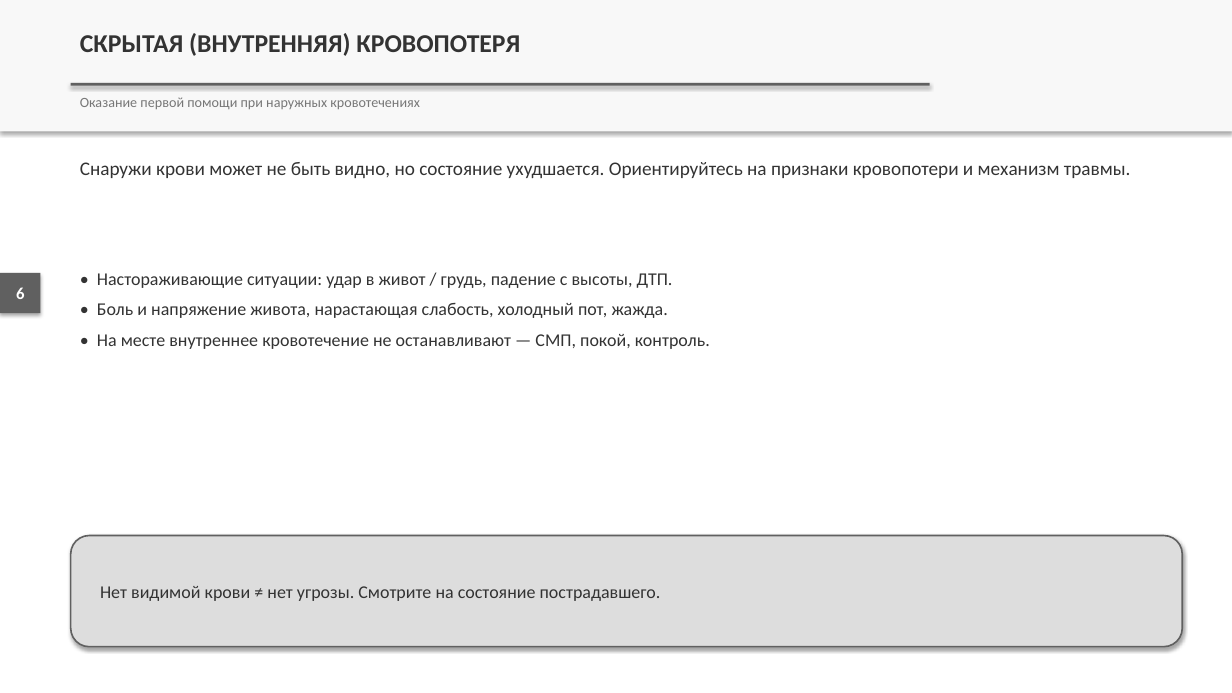
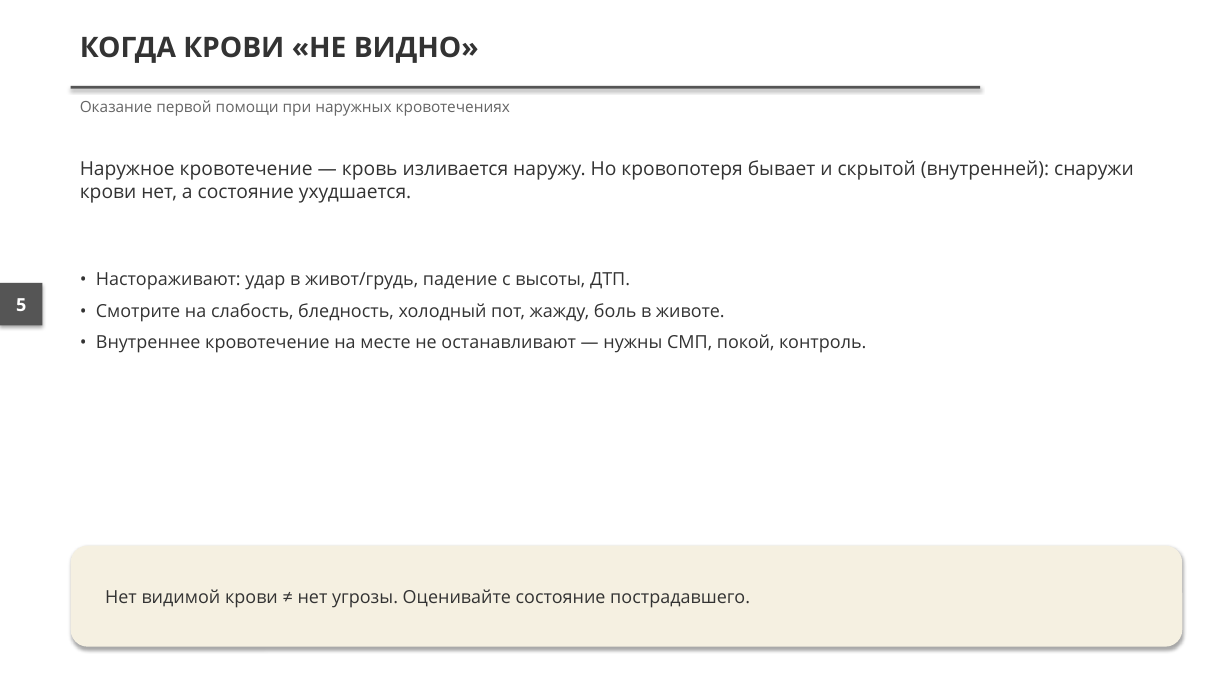
Before and after one commit to lysakalenushka-hash/-, a slide deck: slide 5 of presentations/out/Признаки_наружного_кровотечения_и_кровопотери.pptx (slide 6 before the commit). Drawn at 1232x693 pixels with LibreOffice and Linux fonts; fonts in the diff are those of the drawing. Boxes give left, top, right and bottom in pixels: in the first picture for what was removed or moved away, otherwise in the second. Text is boxed around its words. In the diff, an @@ line names an element or a change of style, - is before the commit and + after.

```diff
--- a/presentations/out/Признаки_наружного_кровотечения_и_кровопотери.pptx
+++ b/presentations/out/Признаки_наружного_кровотечения_и_кровопотери.pptx
@@ rectangle removed at box(0, 0, 1232, 131) @@
@@ text at box(80, 36, 479, 63): text changed; size 20 to 22 pt; font Calibri to Open Sans @@
-СКРЫТАЯ (ВНУТРЕННЯЯ) КРОВОПОТЕРЯ
+КОГДА КРОВИ «НЕ ВИДНО»
@@ rectangle at box(71, 86, 981, 89): fill #606060 to #555555 @@
@@ rectangle: place and size @@
-rectangle at box(71, 83, 931, 86)
+rectangle at box(71, 86, 981, 89)
@@ text "Оказание первой помощи при наружных ..." at box(80, 100, 510, 116): size 11 to 12 pt, font Calibri to Open Sans, text colour #777777 to #666666 @@
@@ text at box(80, 160, 1134, 203): text changed; font Calibri to Open Sans @@
-Снаружи крови может не быть видно, но состояние ухудшается. Ориентируйтесь на признаки кровопотери и механизм травмы.
+Наружное кровотечение — кровь изливается наружу. Но кровопотеря бывает и скрытой (внутренней): снаружи крови нет, а состояние ухудшается.
@@ rectangle: place and size @@
-rectangle at box(0, 273, 41, 313)
+rectangle at box(0, 283, 43, 325)
@@ rectangle at box(0, 283, 43, 325): fill #606060 to #555555 @@
@@ text removed at box(16, 287, 24, 299) @@
-6
@@ text added at box(16, 298, 26, 311), 14 pt, text #FFFFFF, bold @@
+5
@@ text at box(96, 272, 866, 353): text changed; font Calibri to Open Sans @@
-• Настораживающие ситуации: удар в живот / грудь, падение с высоты, ДТП.
-• Боль и напряжение живота, нарастающая слабость, холодный пот, жажда.
-• На месте внутреннее кровотечение не останавливают — СМП, покой, контроль.
+• Настораживают: удар в живот/грудь, падение с высоты, ДТП.
+• Смотрите на слабость, бледность, холодный пот, жажду, боль в животе.
+• Внутреннее кровотечение на месте не останавливают — нужны СМП, покой, контроль.
@@ rounded rectangle: place and size @@
-rounded rectangle at box(71, 536, 1183, 647)
+rounded rectangle at box(71, 546, 1183, 647)
@@ rounded rectangle at box(71, 546, 1183, 647): fill #DDDDDD to #F5F0E1; outline #606060 1.25 pt to none @@
@@ text at box(105, 589, 750, 608): text changed; font Calibri to Open Sans @@
-Нет видимой крови ≠ нет угрозы. Смотрите на состояние пострадавшего.
+Нет видимой крови ≠ нет угрозы. Оценивайте состояние пострадавшего.
```
Also in this commit, not shown: 7 other slides changed, 4 slides added, 5 slides removed, 9 other files.
